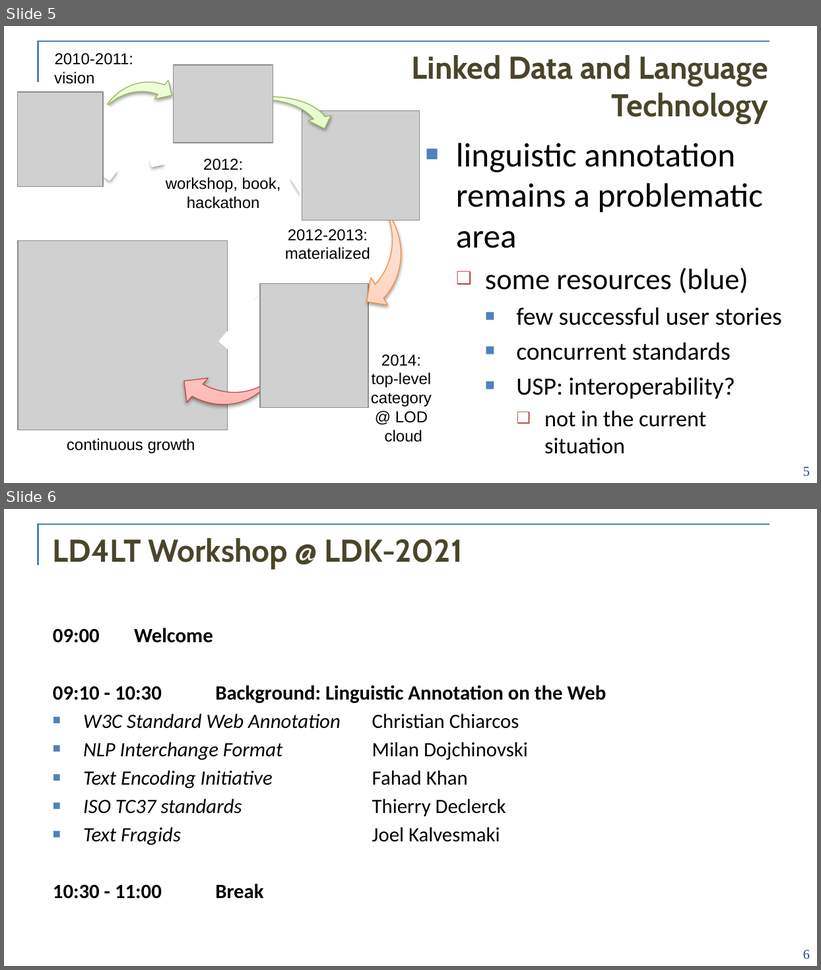
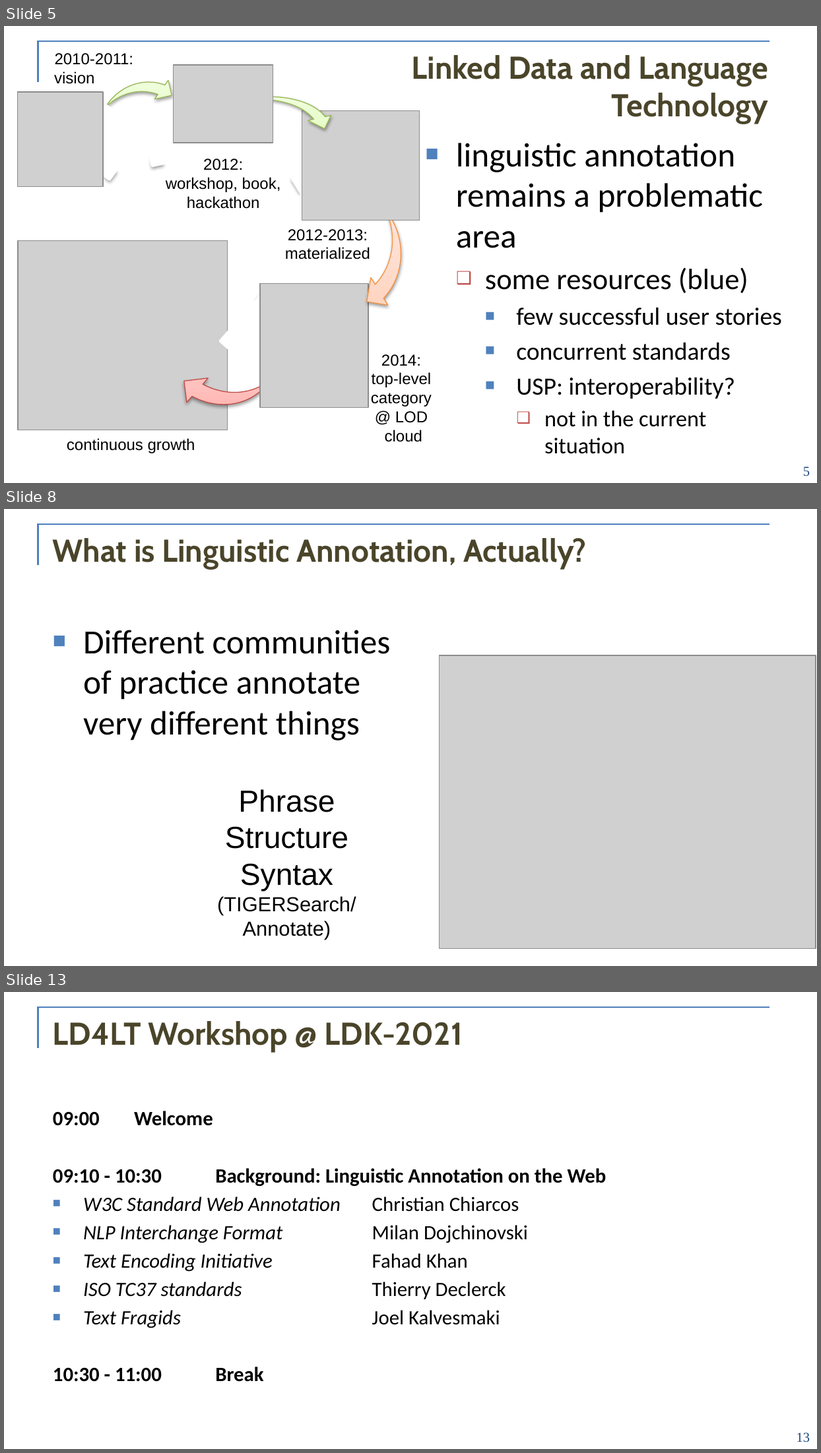
Before and after one commit to ld4lt/linguistic-annotation, a slide deck: doc/meetings/ldk-2021/0-welcome.pptx. Shown one above the other, each under a label of ours: slides 5 and 6 before the commit, slides 5, 8 and 13 after it; the slides between them are not shown. The pictures are 821x970 and 821x1453 pixels, drawn with LibreOffice and Linux fonts; fonts in the diff are those of the drawing; grey boxes stand for pictures; background and template pictures are left out. Boxes give left, top, right and bottom in pixels: in the first picture for what was removed or moved away, otherwise in the second. Text is boxed around its words. In the diff, an @@ line names an element or a change of style, - is before the commit and + after.

```diff
--- a/doc/meetings/ldk-2021/0-welcome.pptx
+++ b/doc/meetings/ldk-2021/0-welcome.pptx
@@ slide 8 added at (x1=4, y1=509, x2=817, y2=966), background #FFFFFF; not listed: 2 template elements that a slide beside it also shows @@
@@ title added at (x1=53, y1=538, x2=587, y2=569), 28 pt, text #4A452A, bold @@
+What is Linguistic Annotation, Actually?
@@ text added at (x1=83, y1=630, x2=391, y2=741), 30 pt, text #000000 @@
+■ Different communities of practice annotate very different things
@@ picture added at (x1=439, y1=656, x2=816, y2=949) @@
@@ text added at (x1=217, y1=789, x2=356, y2=939), 18 pt, text #000000 @@
+Phrase
+Structure
+Syntax
+(TIGERSearch/
+Annotate)
@@ what was slide 6 is now slide 13 @@
@@ page number at (x1=797, y1=1433, x2=810, y2=1443): text changed @@
-6
+13
```
Also in this commit, not shown: 5 slides changed, 6 other slides added, 1 other file.
